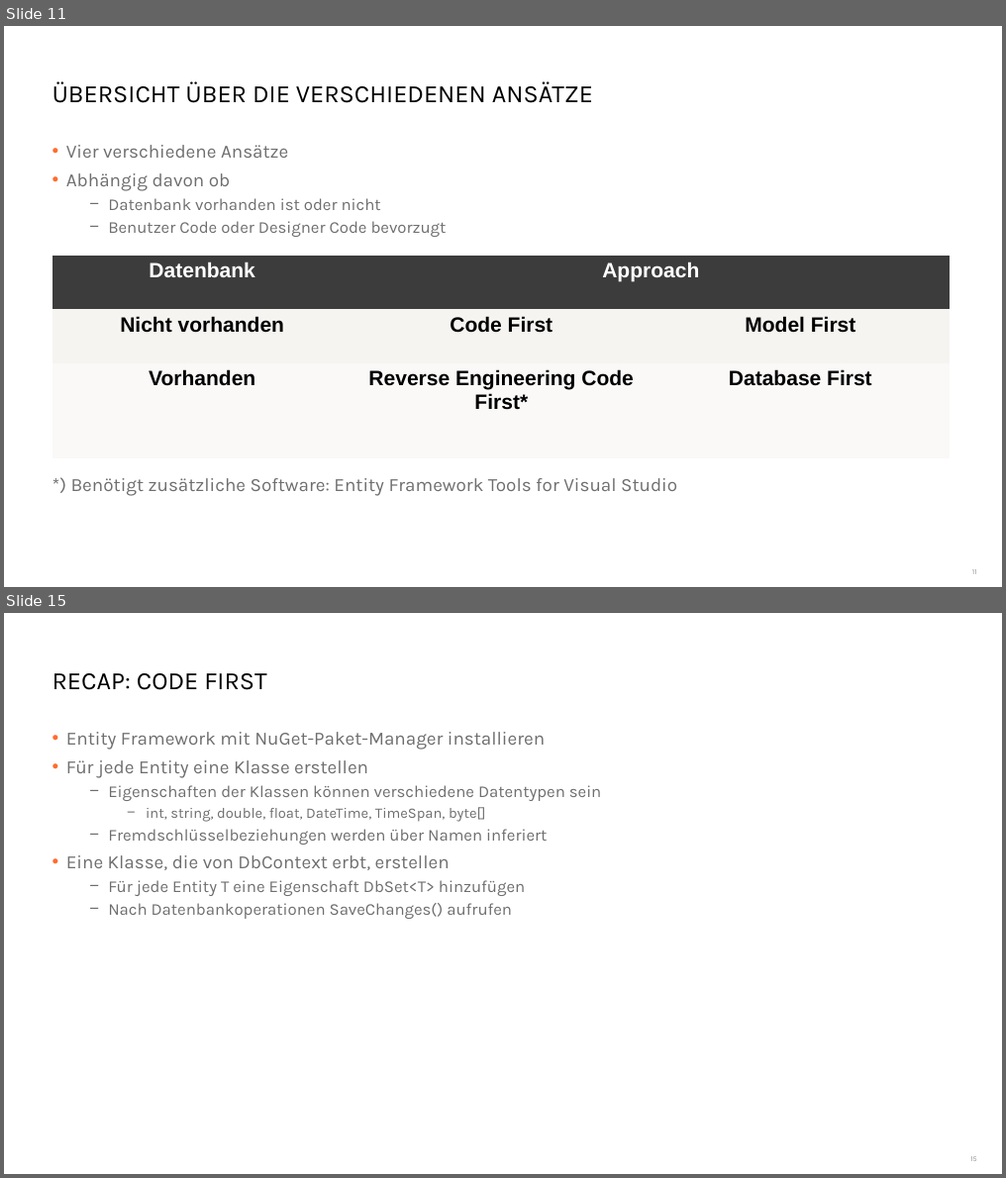
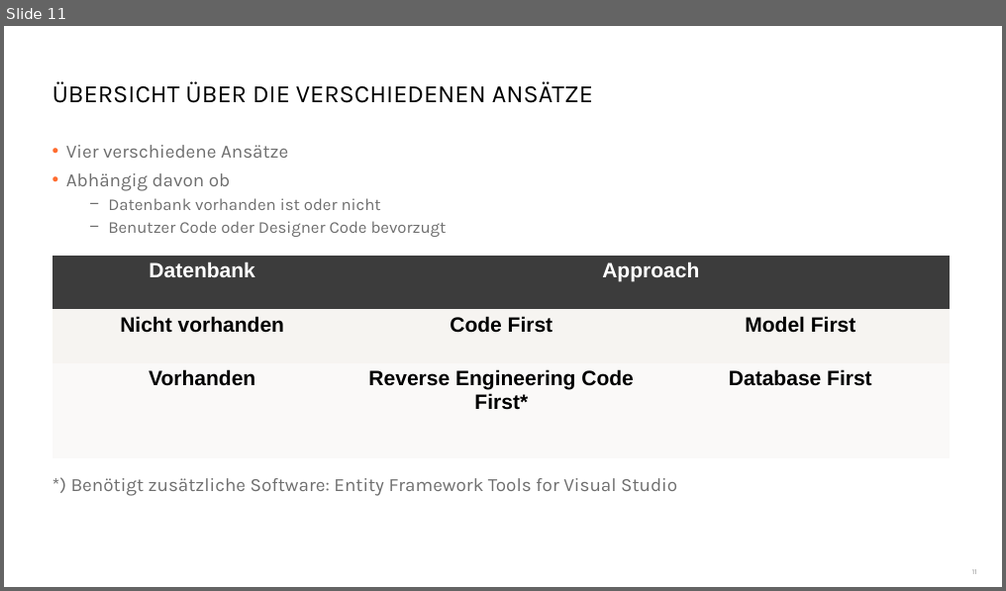
Before and after one commit to danielbeckmann/DotNETJumpStart, a slide deck: 03. Entity Framework/Entity Framework.pptx. Shown one above the other, each under a label of ours: slides 11 and 15 before the commit, slide 11 after it; the slides between them are not shown. The pictures are 1006x1178 and 1006x591 pixels, drawn with LibreOffice and Linux fonts; fonts in the diff are those of the drawing; background and template pictures are left out. Boxes give left, top, right and bottom in pixels: in the first picture for what was removed or moved away, otherwise in the second. Text is boxed around its words. In the diff, an @@ line names an element or a change of style, - is before the commit and + after.

```diff
--- a/03. Entity Framework/Entity Framework.pptx
+++ b/03. Entity Framework/Entity Framework.pptx
@@ slide 15 removed at bbox=[4, 613, 1002, 1174], background #FFFFFF @@
@@ title removed at bbox=[53, 673, 267, 690] @@
-RECAP: CODE FIRST
@@ text removed at bbox=[66, 732, 601, 919] @@
-• Entity Framework mit NuGet-Paket-Manager installieren
-• Für jede Entity eine Klasse erstellen
-  − Eigenschaften der Klassen können verschiedene Datentypen sein
-    − int, string, double, float, DateTime, TimeSpan, byte[]
-  − Fremdschlüsselbeziehungen werden über Namen inferiert
-• Eine Klasse, die von DbContext erbt, erstellen
-  − Für jede Entity T eine Eigenschaft DbSet<T> hinzufügen
-  − Nach Datenbankoperationen SaveChanges() aufrufen
@@ page number removed at bbox=[970, 1157, 977, 1161] @@
-15
```
Also in this commit, not shown: 6 slides changed, 15 other slides removed.
